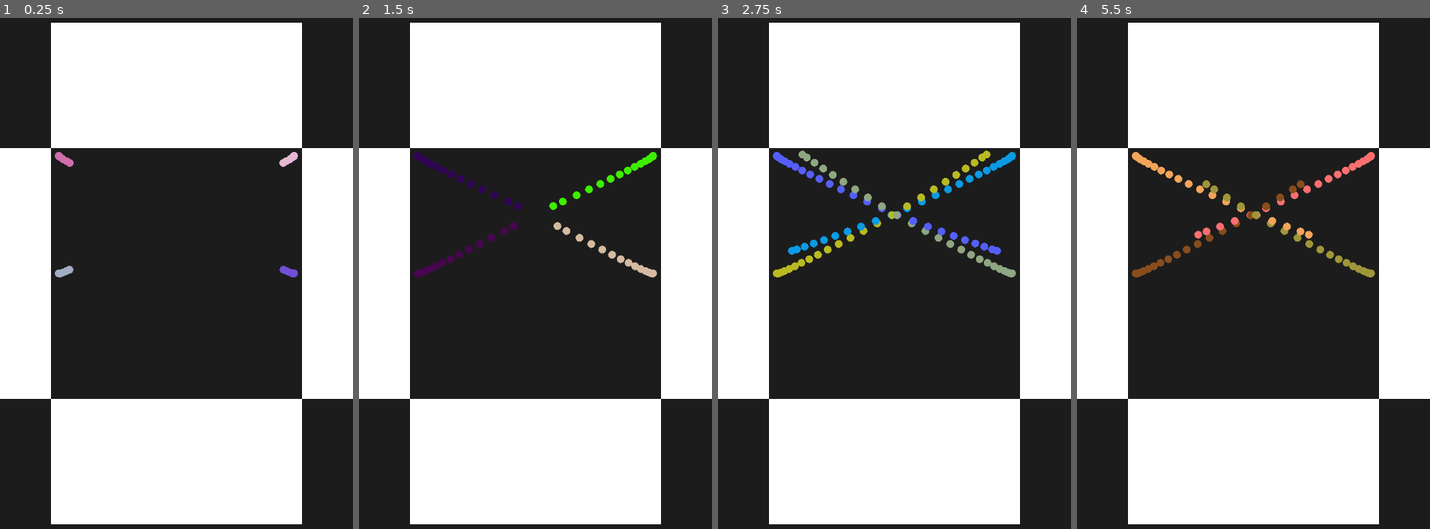
Above: before the commit, frames 1-4 (left to right).
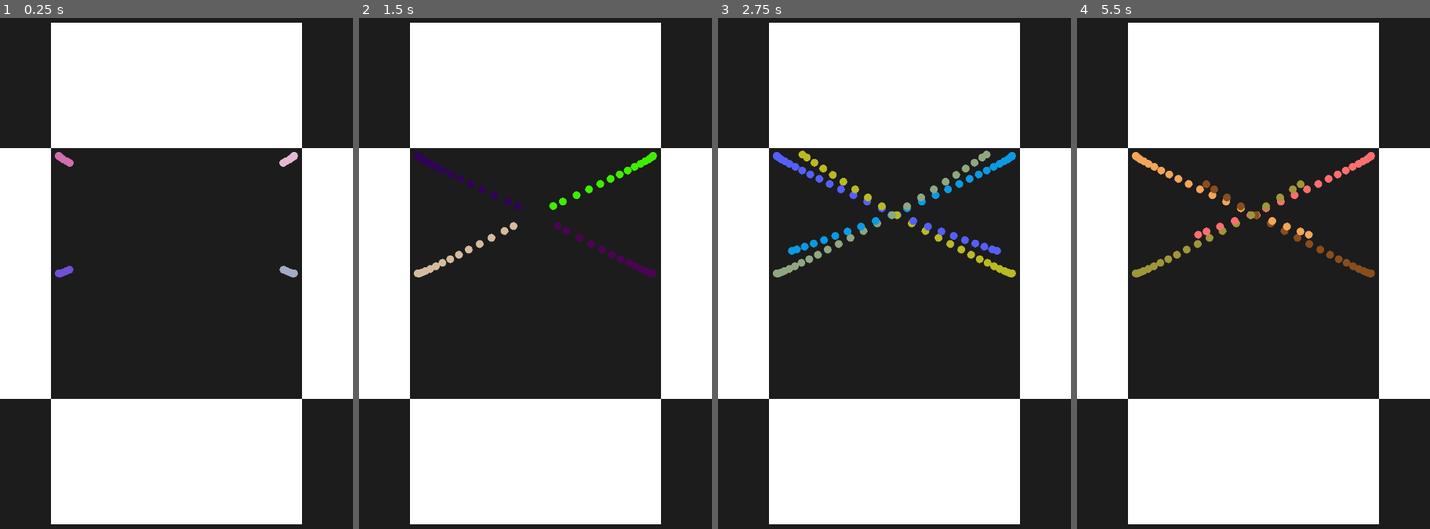
Above: after the commit, the same moments.

Repository: jacoblhughes/godot-testing
Game: Godot game, scene res://shooting_ball/shooting_ball_level.tscn
Two runs of this game, one before a commit and one after it. Both use one fixed random seed, a clock stepped at 60 frames per second and the inputs below.
Inputs:
- Up to frame 1 (0.25 s): no input
- Up to frame 2 (1.5 s): tap Enter (ui_accept) at 0.5, 0.77 s
- Up to frame 3 (2.75 s): tap Enter (ui_accept) at 1.52 s
- Up to frame 4 (5.5 s): tap Enter (ui_accept) at 3.02, 3.77, 4.52 s

The runs differ from the first frame. In frame 1, 0.2% of the frame differs, in the area x 15-85%, y 48-51%; in frame 2, 0.7%; in frame 3, 1.2%, in the area x 15-85%, y 25-51%; in frame 4, 0.9%.

Commit message:
more

Diff:
--- a/circle-bounce-test/shooting_ball/shooting_ball_level.tscn
+++ b/circle-bounce-test/shooting_ball/shooting_ball_level.tscn
@@ -32,7 +32,7 @@
 offset_right = 616.0
 offset_bottom = 384.0
 theme_override_font_sizes/font_size = 20
-text = "Four balls, each in top corners and sides. Gravity in center and one more location, can you guess?"
+text = "Four balls, top corners and sides. Gravity in center and one more location, can you guess?"
 horizontal_alignment = 1
 vertical_alignment = 1
 autowrap_mode = 2
@@ -48,10 +48,10 @@
 position = Vector2(600, 400)
 
 [node name="ShootingBall3" parent="Game" instance=ExtResource("3_ovoes")]
-position = Vector2(120, 640)
+position = Vector2(600, 640)
 
 [node name="ShootingBall4" parent="Game" instance=ExtResource("3_ovoes")]
-position = Vector2(600, 640)
+position = Vector2(120, 640)
 
 [node name="Gravity" parent="Game" instance=ExtResource("4_axndw")]
 
